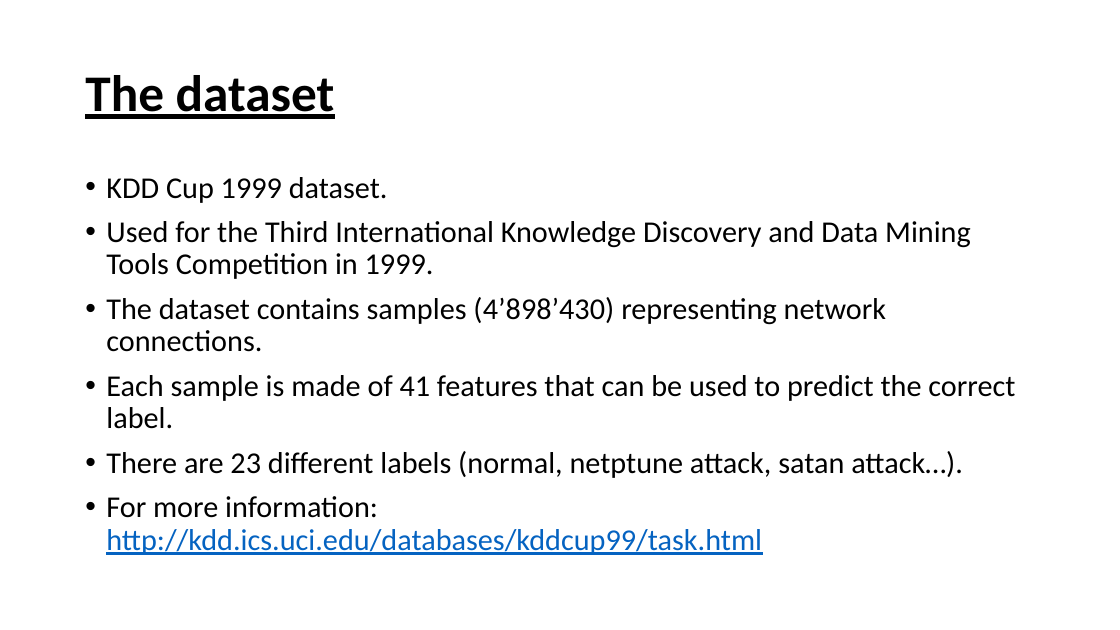
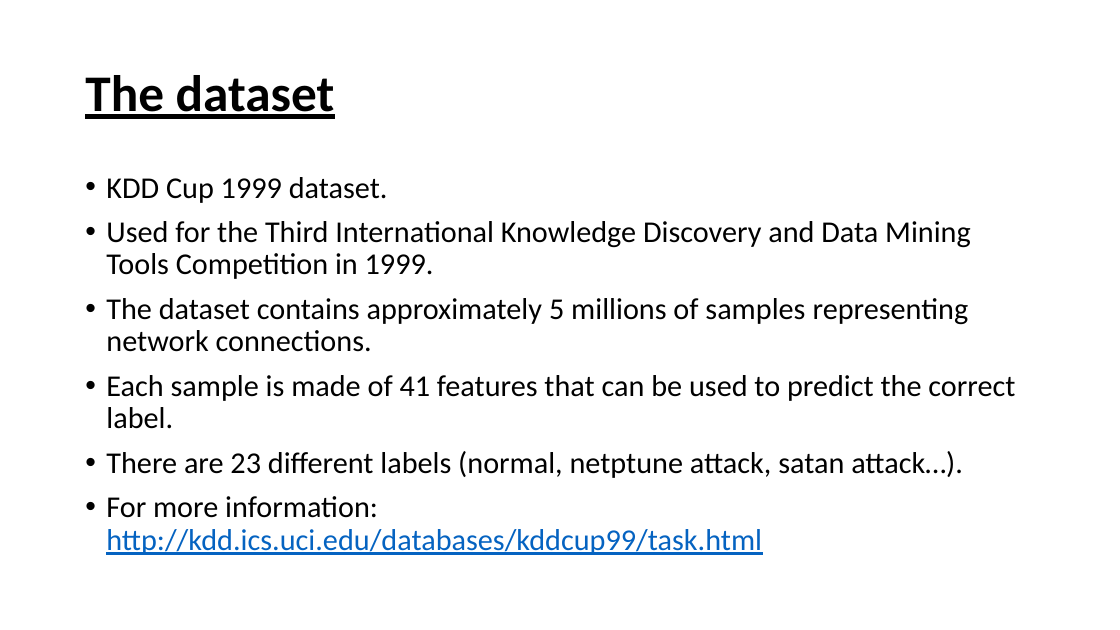
Before and after one commit to gatrikh/project_m05, a slide deck: slide 2 of presentation/presentation.pptx. Drawn at 1120x630 pixels with LibreOffice and Linux fonts; fonts in the diff are those of the drawing. Boxes give left, top, right and bottom in pixels: in the first picture for what was removed or moved away, otherwise in the second. Text is boxed around its words. In the diff, an @@ line names an element or a change of style, - is before the commit and + after.

```diff
--- a/presentation/presentation.pptx
+++ b/presentation/presentation.pptx
@@ text at [106, 298, 969, 352]: text changed @@
-• The dataset contains samples (4’898’430) representing network connections.
+• The dataset contains approximately 5 millions of samples representing network connections.
```
Also in this commit, not shown: 2 other slides changed, 5 slides added, 1 slide removed, 2 other files.
